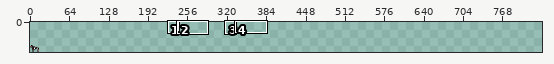
Pixel-art file: Sprites/Characters/zombiedog.aseprite. The first picture is a wide view before the edit; the outline marks the close-up.
Close-up. Old version:
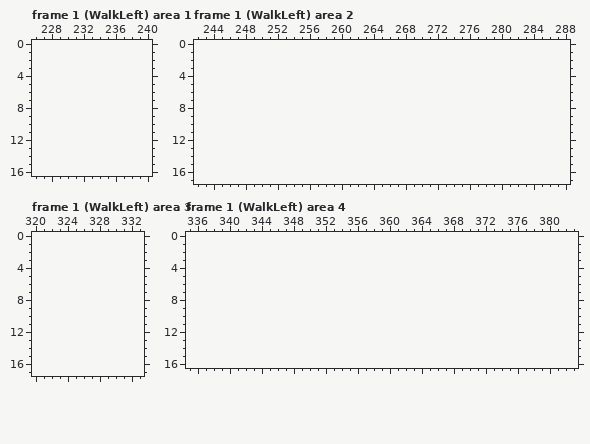
16x16 pixels, 36 frames. Colours within 5 levels of each other are drawn and written as one. Shown: frame 1 (WalkLeft) area 1: x 226..240, y 0..16; frame 1 (WalkLeft) area 2: x 242..288, y 0..17; frame 1 (WalkLeft) area 3: x 320..333, y 0..17; frame 1 (WalkLeft) area 4: x 335..383, y 0..16. The old version is drawn lined up with the new one, on the new canvas. The commit also changed other frames or places, which this record leaves out.
After:
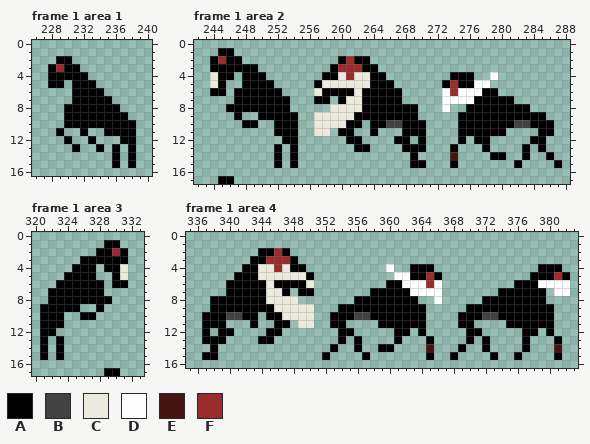
Palette (. is transparent): A #000000  B #424242  C #eceadc  D #fdfdfd  E #471414  F #992c2c
From old to new:
canvas 16x16 -> 832x48, the old top-left corner now at 0,32
Changed rows in their new state; - is an unchanged pixel.
Frame 1 area 1:
first column x 228:
 2 -AA--------
 3 AFAA-------
 4 AAAAA------
 5 AA-AAA-----
 6 ---AAAA----
 7 ---AAAAA---
 8 --AAAAAAA--
 9 --AAAAAAAA-
10 --AAAAAAAAA
11 -A--A--AAAA
12 --A--A---AA
13 ---A--A-A-A
14 --------A-A
15 --------A-A
Frame 1 area 2:
first column x 244:
 1 -AA-----------------------------------------
 2 AFAA------------AFAA------------------------
 3 AAAAAA---------AFFFAA-----------------------
 4 CAA-AAA-------AACFCCAA--------AAA--D--------
 5 CA--AAAA-----ACCCCCCAAA------AFAADD---------
 6 AA-AAAAAA----CAAAACAAAAA-----DFDDDAA--------
 7 ---AAAAAAA---AA-ACCAAAAA-----DDDDAAAAA------
 8 --AAAAAAAA-----CCCCAAAAAAA---D--AAAAAAAA----
 9 ---A--AAAAA--CCCCCAAAAAAAA-----AAAAAAAAAAA--
10 ----AA--AAA--CCCCAA-AABBAAA----AAAAAAABBAAA-
11 --------AAA--CC-AA--A---AAA----AAAAAA----AA-
12 ---------AA------AA----AA-A----A-AA-----AA--
13 --------A-A-------AA----AAA---A---A----A-A--
14 --------A-A--------------A----E----AA--A--A-
15 --------A-A--------------AA---A-------A----A
17 -AA-----------------------------------------
Frame 1 area 3:
first column x 321:
 1 --------AA-
 2 -------AAFA
 3 -----AAAAAA
 4 ----AAA-AAC
 5 ---AAAA--AC
 6 --AAAAAA-AA
 7 -AAAAAAA---
 8 -AAAAAAAA--
 9 AAAAA--A---
10 AAA--AA----
11 AAA--------
12 AA---------
13 A-A--------
14 A-A--------
15 A-A--------
17 --------AA-
Frame 1 area 4:
first column x 337:
 2 -------AAFA-----------------------------------
 3 ------AAFFFA----------------------------------
 4 -----AACCFCAA----------D--AAA-------------AAA-
 5 ----AAACCCCCCA----------DDAAFA-----------AAAFA
 6 ---AAAAACAAAAC---------AADDDFD---------AAADDDD
 7 ---AAAAACCA-AA-------AAAAADDDD-------AAAAAA-DD
 8 -AAAAAAACCCC-------AAAAAAAA--D-----AAAAAAAA---
 9 -AAAAAAAACCCCC---AAAAAAAAAAA-----AAAAAAAAAAA--
10 AAABBAA-AACCCC--AAABBAAAAAAA----AAABBAAAAAAA--
11 AAA---A--AA-CC--AA----AAAAAA----AA----AAAAAA--
12 A-AA----AA-------AA-----AA-A-----AA-----AA-A--
13 AAA----AA--------A-A----A---A----A-A----A---A-
14 -A--------------A--A--AA----E---A--A----A---E-
15 AA-------------A----A-------A--A----A--A----A-
